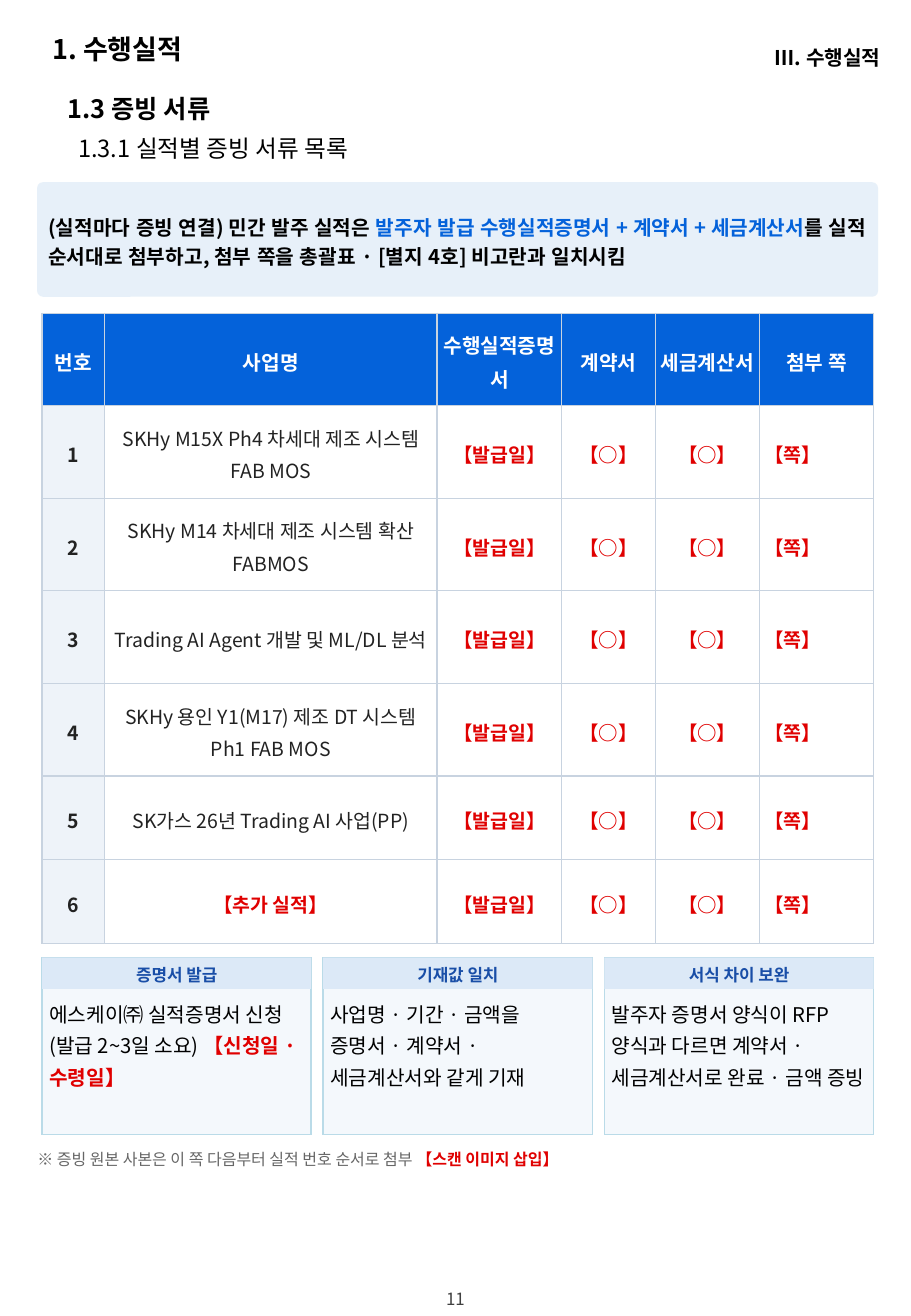
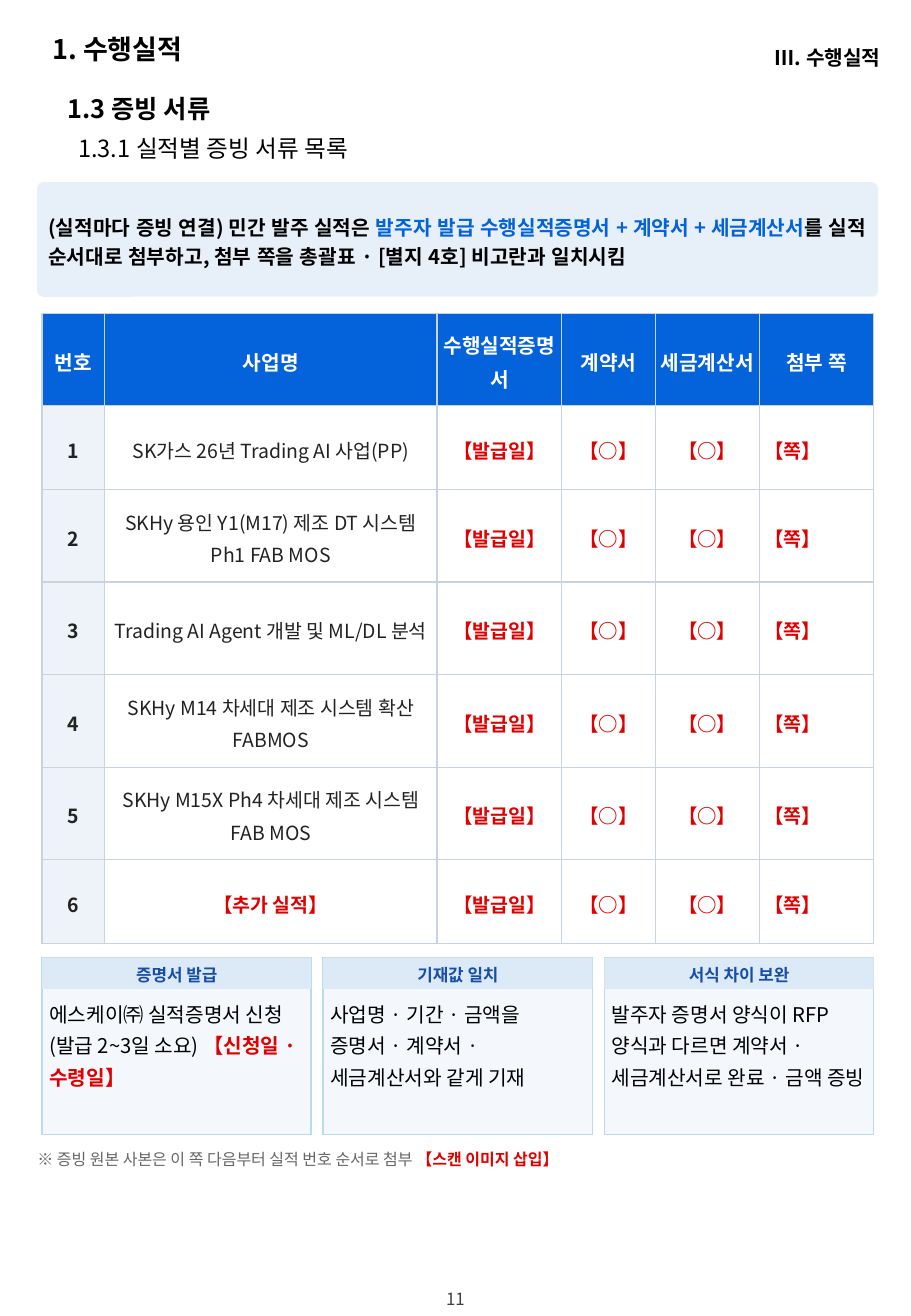
Before and after one commit to hwangsteeve-tech/hbjw, a slide deck: slide 11 of proposals/2026-11_nlrc-ai-labor-commission/nlrc_정량제안서.pptx. Drawn at 911x1316 pixels with LibreOffice and Linux fonts; fonts in the diff are those of the drawing; background and template pictures are left out. Boxes give left, top, right and bottom in pixels: in the first picture for what was removed or moved away, otherwise in the second. Text is boxed around its words. In the diff, an @@ line names an element or a change of style, - is before the commit and + after.

```diff
--- a/proposals/2026-11_nlrc-ai-labor-commission/nlrc_정량제안서.pptx
+++ b/proposals/2026-11_nlrc-ai-labor-commission/nlrc_정량제안서.pptx
@@ table at <box>43,313,875,944</box> @@
-row 2, column 2: SKHy M15X Ph4 차세대 제조 시스템 FAB MOS
+row 2, column 2: SK가스 26년 Trading AI 사업(PP)
-row 3, column 2: SKHy M14 차세대 제조 시스템 확산 FABMOS
+row 3, column 2: SKHy 용인 Y1(M17) 제조 DT 시스템 Ph1 FAB MOS
-row 5, column 2: SKHy 용인 Y1(M17) 제조 DT 시스템 Ph1 FAB MOS
+row 5, column 2: SKHy M14 차세대 제조 시스템 확산 FABMOS
-row 6, column 2: SK가스 26년 Trading AI 사업(PP)
+row 6, column 2: SKHy M15X Ph4 차세대 제조 시스템 FAB MOS
```
Also in this commit, not shown: 3 other slides changed, 6 other files.
